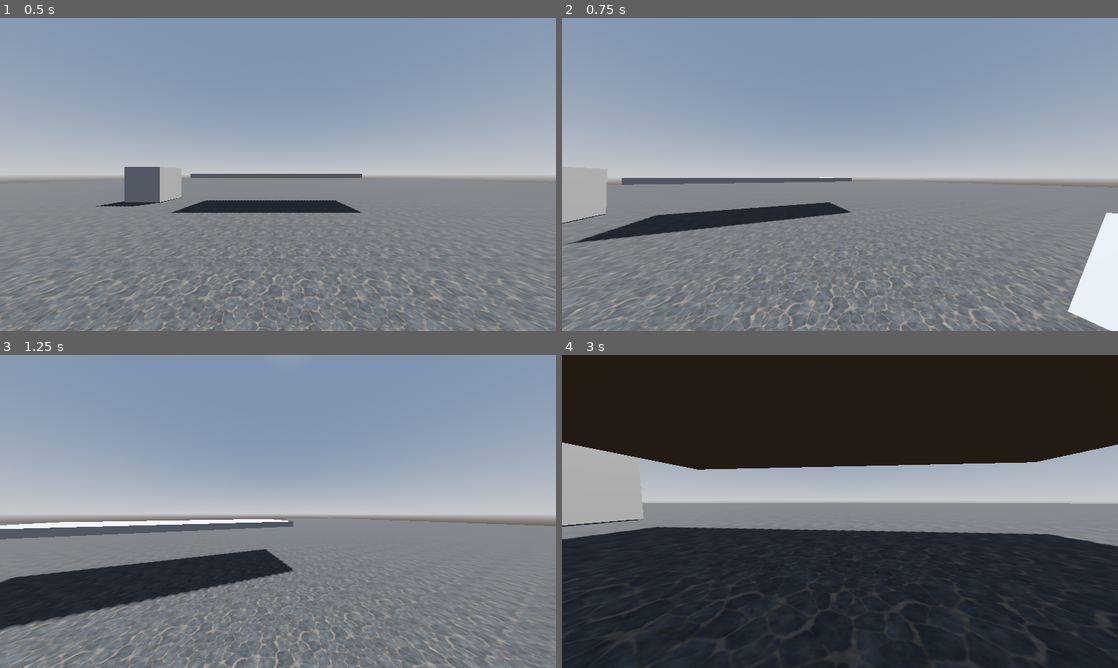
Above: before the commit, frames 1-4 (two rows, left to right).
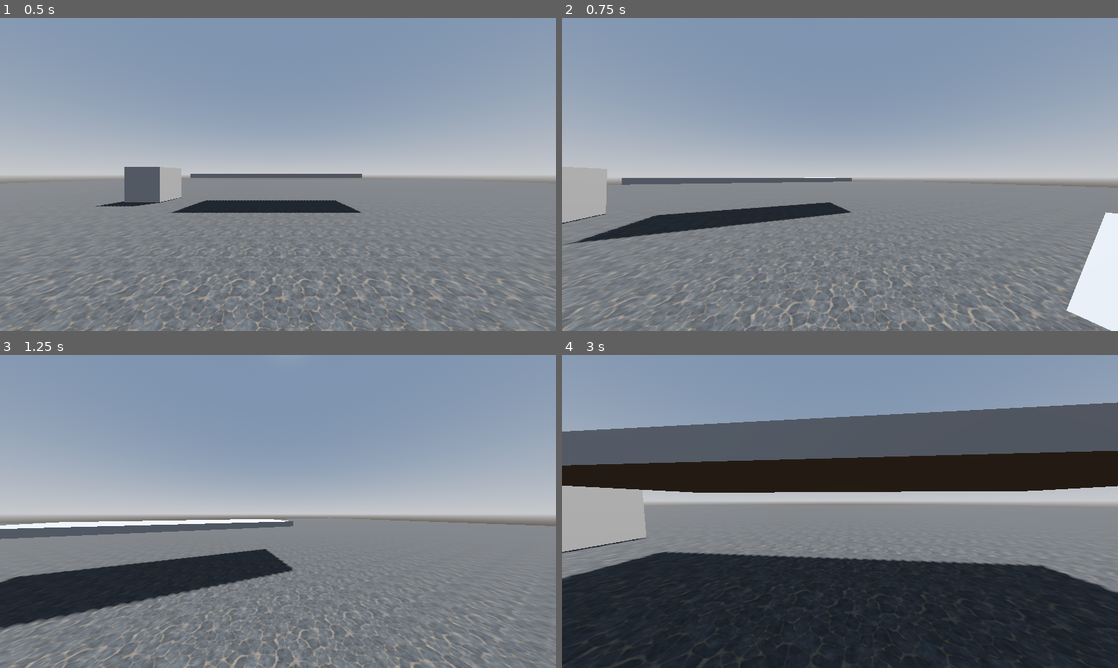
Above: after the commit, the same moments.

Repository: Kmagameguy/FPS-Test
Game: Godot game, scene res://Scenes/world.tscn
The game is run twice, just before and just after one commit, with the same random seed, the same clock (stepped at 60 frames per second) and the same inputs.
Inputs (mouse positions are in pixels of both pictures, inside the frame that each line leads up to):
- Up to frame 1 (0.5 s): no input
- Up to frame 2 (0.75 s): move the mouse to (867, 174) at 0.52 s; hold W (forward) from 0.53 s (still down); tap C (crouch) at 0.6 s
- Up to frame 3 (1.25 s): keep holding W (forward); tap Space (jump) at 0.77 s
- Up to frame 4 (3 s): keep holding W (forward); move the mouse to (812, 511) at 1.27 s; tap Shift (sprint) at 1.35 s; tap Space (jump) at 1.52 s; move the mouse to (851, 505) at 2.02 s; tap Ctrl (tiptoe) at 2.1 s; move the mouse to (834, 517) at 2.77 s; tap C (crouch) at 2.85 s

Frame 1 is identical in both runs. In frame 2, 0.7% of the frame differs, in the area x 0-99%, y 47-100%; in frame 3, 2.8%; in frame 4, 53%, in the area x 0-100%, y 0-100%.

Commit message:
Animate Crouch Height Changes

Diff:
--- a/Scripts/Player.gd
+++ b/Scripts/Player.gd
@@ -12,6 +12,8 @@
 @export var STAND_HEIGHT: float = 2.0
 @export var CROUCH_HEIGHT: float = 1.0
 @export var CAPSULE_RADIUS: float = 0.5
+@export var FALL_VELOCITY_THRESHOLD: float = -3.0
+@export var CROUCH_TRANSITION_SPEED: float = 0.05 # represents height-units-per-second
 
 const BOB_AMPLIFICATION: float  = 0.08
 const TILT_LOWER_LIMIT : float  = deg_to_rad(-60)
@@ -19,7 +21,6 @@
 const FOV_MULTIPLIER   : float  = 1.5
 const FLOOR_VELOCITY_MULTIPLIER: float = 7.0
 const AIR_VELOCITY_MULTIPLIER  : float = 3.0
-const FALL_VELOCITY_THRESHOLD  : float = -3.0
 
 const STATES: Dictionary = {
 	IDLE    = { NAME = "PlayerIdleState", ACTION = null },
@@ -37,11 +38,15 @@
 var _gravity: float = ProjectSettings.get_setting("physics/3d/default_gravity")
 
 var _stand_check_shape := CapsuleShape3D.new()
+var _target_stance_height: float
+var _mesh_stance_height: float
 
 func _ready() -> void:
 	Input.set_mouse_mode(Input.MOUSE_MODE_CAPTURED)
 	_stand_check_shape.radius = CAPSULE_RADIUS
 	_stand_check_shape.height = STAND_HEIGHT
+	_target_stance_height = STAND_HEIGHT
+	_mesh_stance_height = STAND_HEIGHT
 
 func _unhandled_input(event: InputEvent) -> void:
 	if event is InputEventMouseButton:
@@ -59,14 +64,23 @@
 func _is_moving_mouse_in_captured_window(event: InputEvent) -> bool:
 	return event is InputEventMouseMotion && Input.mouse_mode == Input.MOUSE_MODE_CAPTURED
 
+func _process(_delta: float) -> void:
+	if _mesh_stance_height == _target_stance_height:
+		return
+
+	_mesh_stance_height = move_toward(_mesh_stance_height, _target_stance_height, CROUCH_TRANSITION_SPEED)
+	(player_mesh.mesh as CapsuleMesh).height = _mesh_stance_height
+	player_mesh.transform.origin.y = _floor_offset + _mesh_stance_height * 0.5
+	head.transform.origin.y = _standing_head_y - (STAND_HEIGHT - _mesh_stance_height)
+
 func _physics_process(_delta: float) -> void:
-	pass
-	# Get the input direction and handle the movement/deceleration.
-	# TODO: get rid of this commented code.  Keeping it here for now because it's a bit different
-	# than what's in the update_input method below.  need to test to see if there's any
-	# measurable difference between the implementations.
-	#var _input_dir: Vector2 = Input.get_vector("left", "right", "forward", "backward")
-	#var _direction: Vector3 = (head.transform.basis * Vector3(_input_dir.x, 0, _input_dir.y)).normalized()
+	var current_height: float = collision.shape.height
+	if current_height == _target_stance_height:
+		return
+
+	var new_height := move_toward(current_height, _target_stance_height, CROUCH_TRANSITION_SPEED)
+	(collision.shape as CapsuleShape3D).height = new_height
+	collision.transform.origin.y = _floor_offset + new_height * 0.5
 
 func is_in_air() -> bool:
 	return !is_on_floor()
@@ -87,13 +101,7 @@
 	player_view.fov = lerp(player_view.fov, target_fov, delta * 9.0)
 
 func set_stance_height(height: float) -> void:
-	(collision.shape as CapsuleShape3D).height = height
-	(player_mesh.mesh as CapsuleMesh).height = height
-
-	var center_y := _floor_offset + height * 0.5
-	collision.transform.origin.y = center_y
-	player_mesh.transform.origin.y = center_y
-	head.transform.origin.y = _standing_head_y - (STAND_HEIGHT - height)
+	_target_stance_height = height
 
 func can_stand_up() -> bool:
 	if collision.shape.height >= STAND_HEIGHT:
--- a/Scripts/player_crouch_state.gd
+++ b/Scripts/player_crouch_state.gd
@@ -1,6 +1,6 @@
 class_name PlayerCrouchState extends PlayerMovementState
 
-@export var SPEED       : float = 2.5
+@export var SPEED       : float = 2.0
 @export var ACCELERATION: float = 0.1
 @export var DECELERATION: float = 0.25
 
